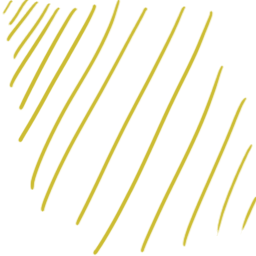
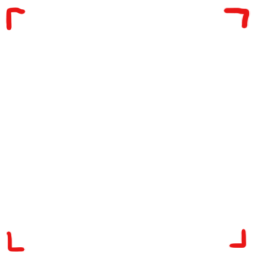
Two versions of the same layered image (w=256, h=256). Layer-by-layer changes:
showed "Red TS", moved it above "Impassable" over (5, 7, 251, 252)
hid "Highlight" over (2, 0, 256, 256)
hid "Background" over (2, 0, 256, 256)
